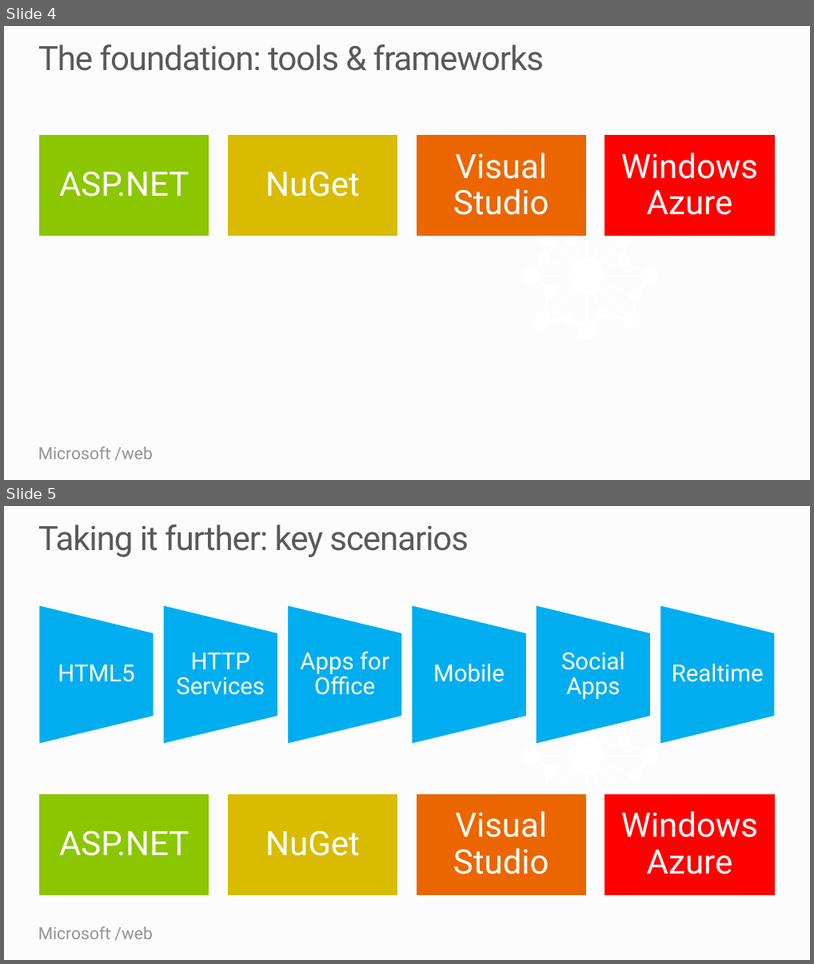
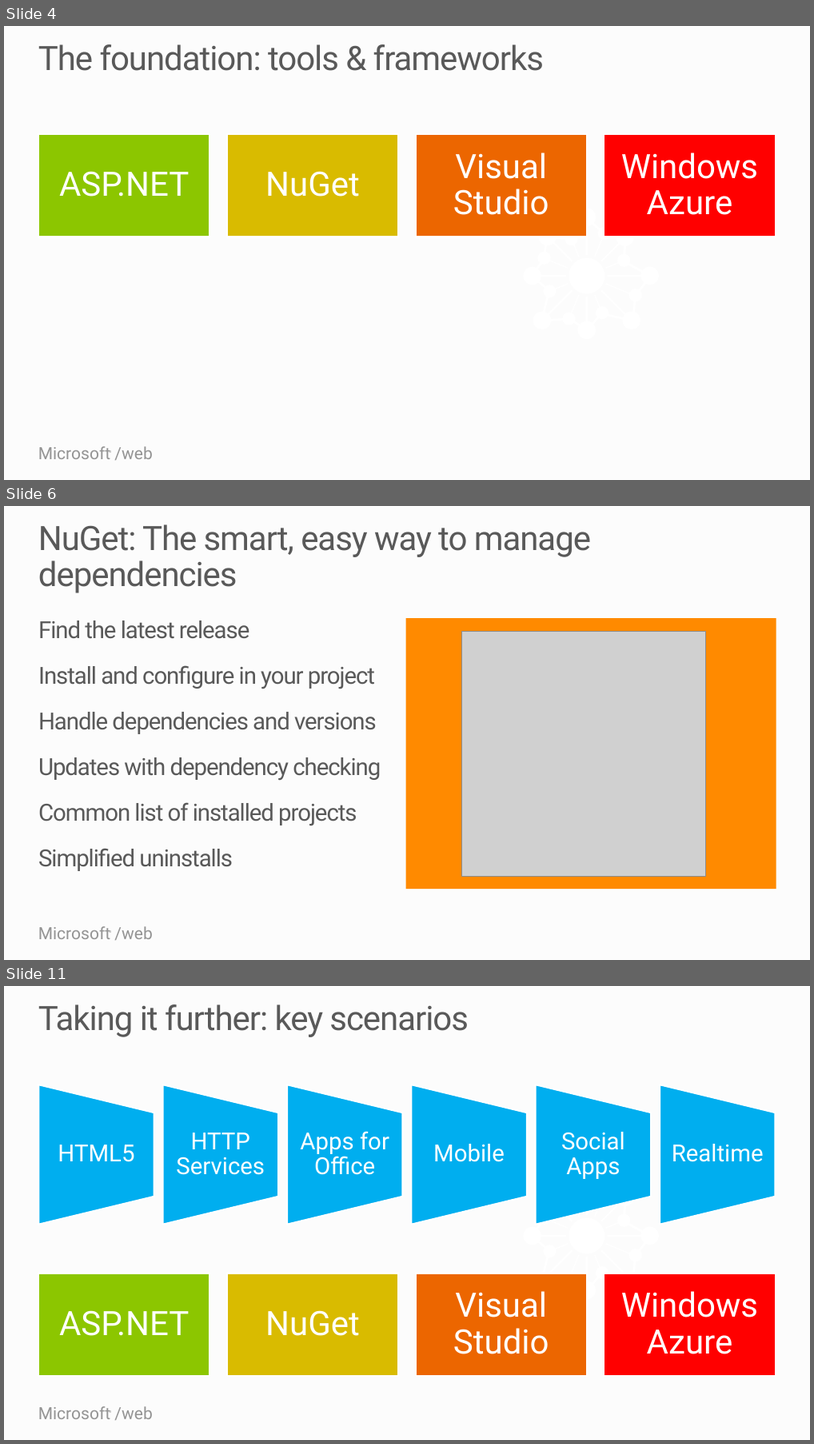
Before and after one commit to Microsoft-Web/PRESENTATION-Keynote, a slide deck: WebCampsKeynote.pptx. Shown one above the other, each under a label of ours: slides 4 and 5 before the commit, slides 4, 6 and 11 after it; the slides between them are not shown. The pictures are 814x964 and 814x1444 pixels, drawn with LibreOffice and Linux fonts; fonts in the diff are those of the drawing; grey boxes stand for pictures. Boxes give left, top, right and bottom in pixels: in the first picture for what was removed or moved away, otherwise in the second. Text is boxed around its words. In the diff, an @@ line names an element or a change of style, - is before the commit and + after.

```diff
--- a/WebCampsKeynote.pptx
+++ b/WebCampsKeynote.pptx
@@ slide 6 added at (x1=4, y1=506, x2=810, y2=960), background #FCFCFC; not listed: 2 template elements that a slide beside it also shows @@
@@ title added at (x1=38, y1=524, x2=591, y2=593), 40 pt, text #595959 @@
+NuGet: The smart, easy way to manage dependencies
@@ text added at (x1=38, y1=620, x2=381, y2=871), 28 pt, text #595959 @@
+Find the latest release
+Install and configure in your project
+Handle dependencies and versions
+Updates with dependency checking
+Common list of installed projects
+Simplified uninstalls
@@ rectangle added at (x1=406, y1=618, x2=777, y2=888), fill #FF8A00 @@
@@ picture added at (x1=462, y1=632, x2=706, y2=876) @@
@@ what was slide 5 is now slide 11 @@
```
Also in this commit, not shown: 1 slide changed, 4 other slides added, 3 slides removed, 1 other file.
